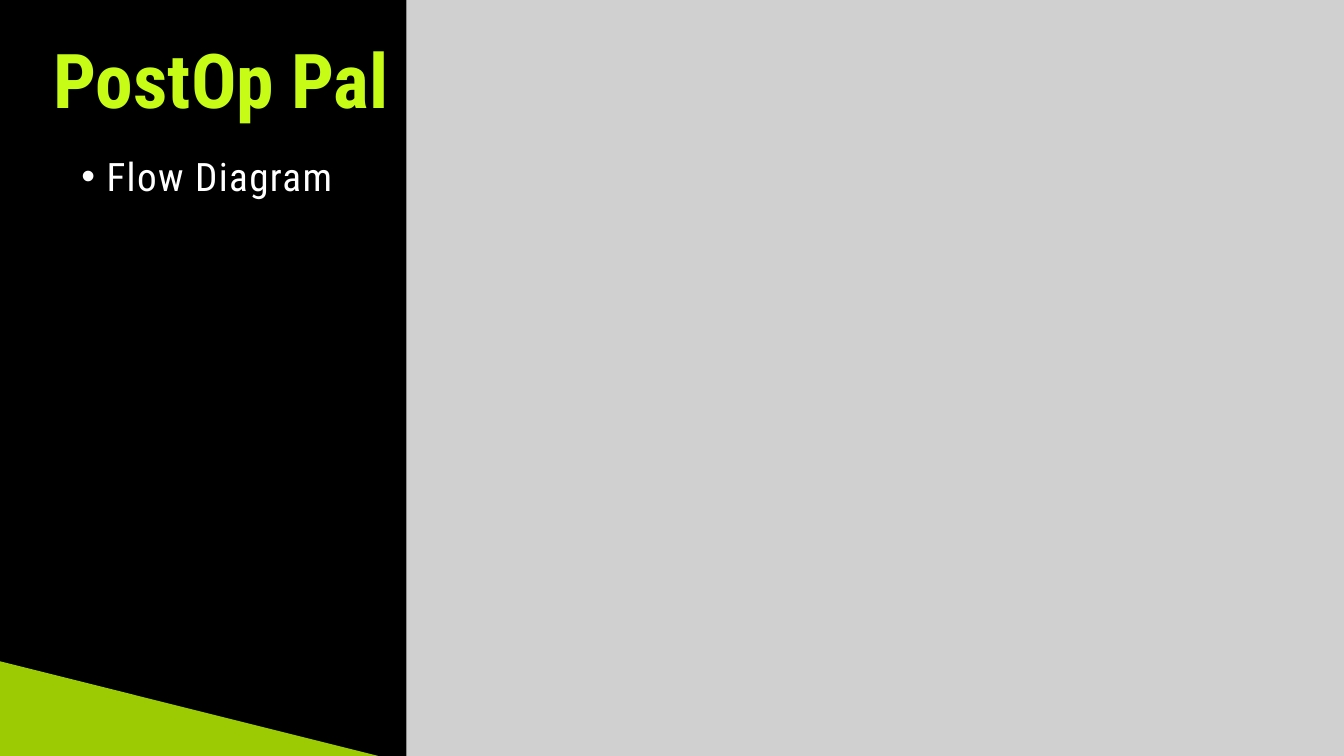
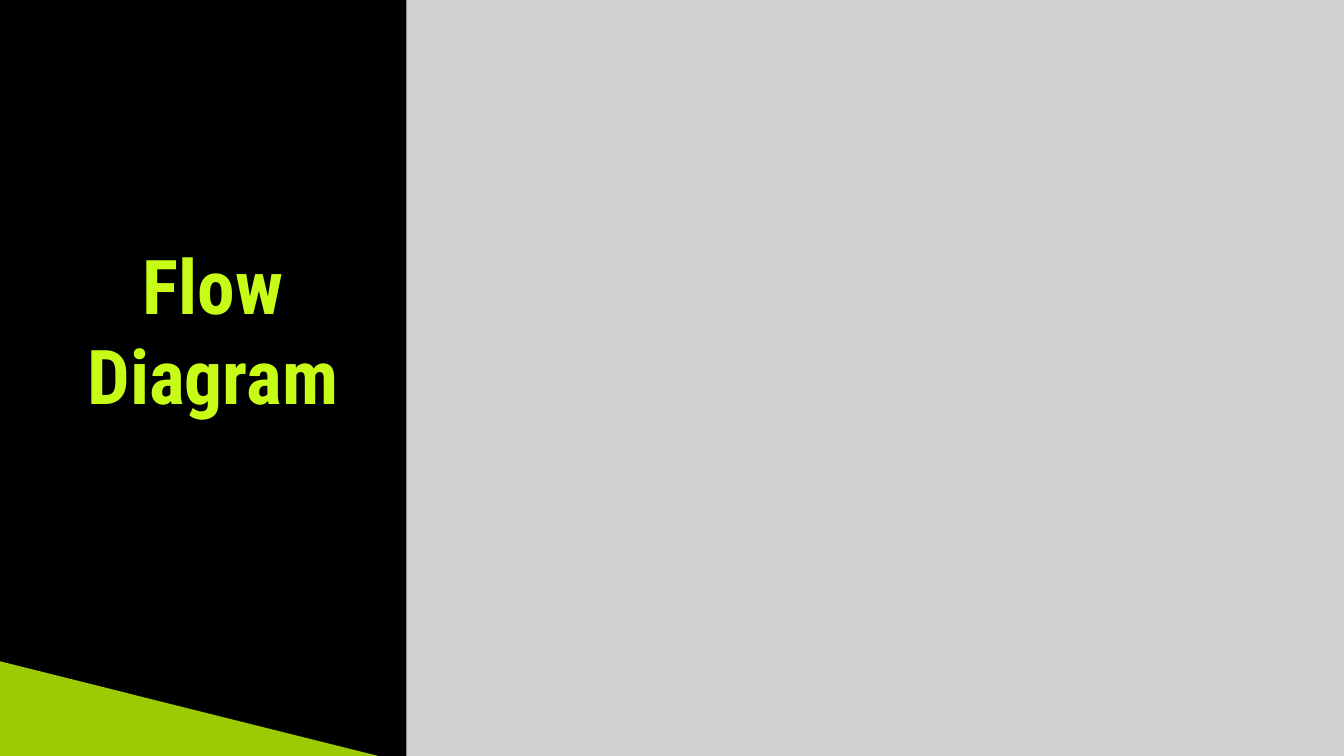
Before and after one commit to jsouth32/Judith-Southard-2026-HMI, a slide deck: slide 4 of PostOp Pal FINAL presentation.pptx. Drawn at 1344x756 pixels with LibreOffice and Linux fonts; fonts in the diff are those of the drawing; grey boxes stand for pictures. Boxes give left, top, right and bottom in pixels: in the first picture for what was removed or moved away, otherwise in the second. Text is boxed around its words. In the diff, an @@ line names an element or a change of style, - is before the commit and + after.

Commit message:
PPT updates
Updating final PPT

```diff
--- a/PostOp Pal FINAL presentation.pptx
+++ b/PostOp Pal FINAL presentation.pptx
@@ text removed at (53,51,388,124) @@
-PostOp Pal
@@ text at (88,257,339,420): text changed; size 28 to 54 pt; text colour #FFFFFF to #C6FC15; bold on @@
-• Flow Diagram
+Flow
+Diagram
```
Also in this commit, not shown: 1 other slide changed, 1 other file.
